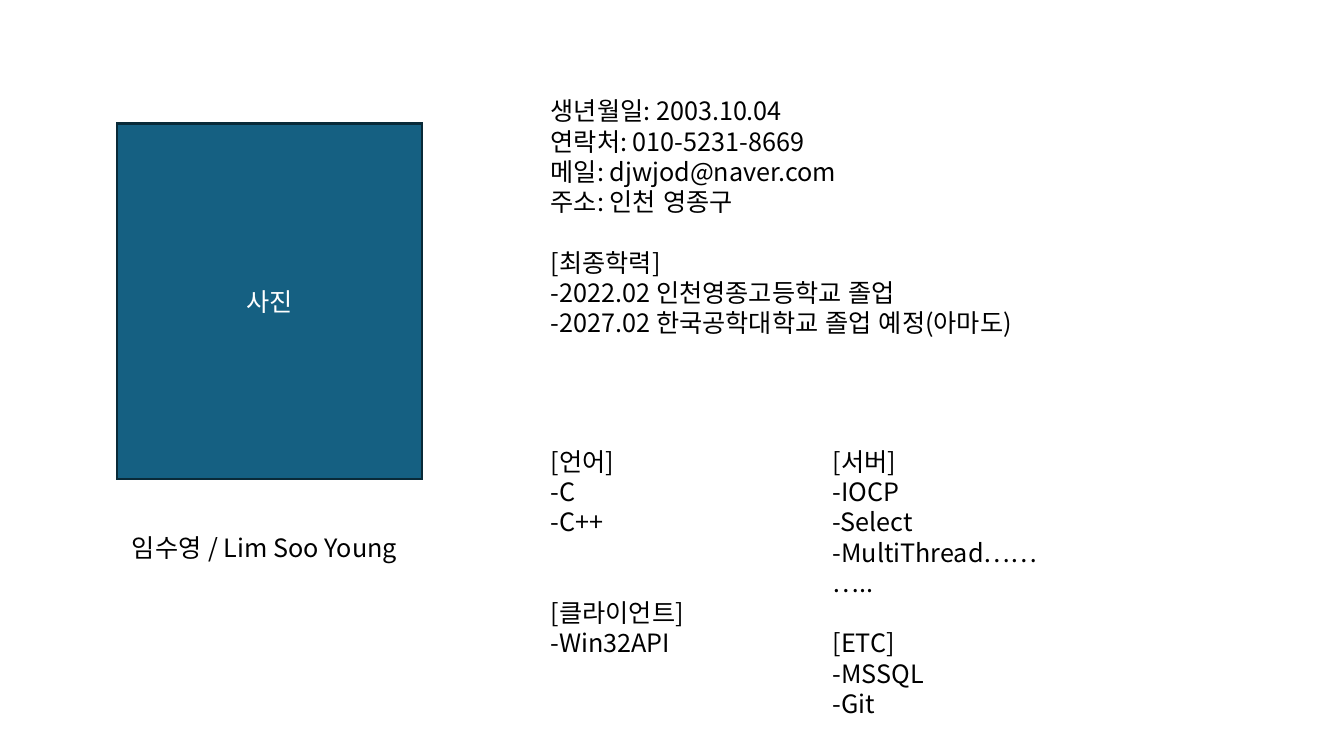
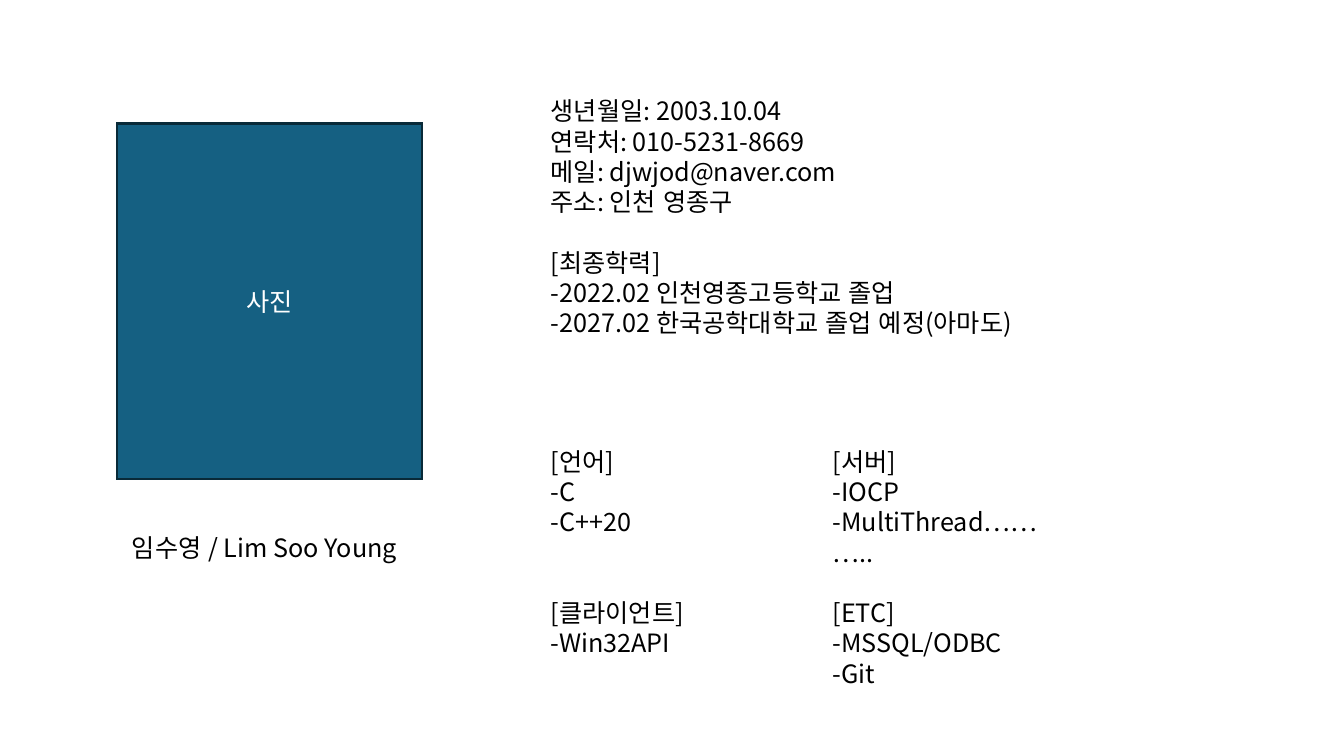
Before and after one commit to kimi5231/B1A2_project, a slide deck: slide 3 of 포트폴리오/임수영/포트폴리오.pptx. Drawn at 1344x756 pixels with LibreOffice and Linux fonts; fonts in the diff are those of the drawing. Boxes give left, top, right and bottom in pixels: in the first picture for what was removed or moved away, otherwise in the second. Text is boxed around its words. In the diff, an @@ line names an element or a change of style, - is before the commit and + after.

```diff
--- a/포트폴리오/임수영/포트폴리오.pptx
+++ b/포트폴리오/임수영/포트폴리오.pptx
@@ text at (551,512,632,532): text changed @@
--C++
+-C++20
@@ text at (833,511,913,532): paragraph removed @@
--Select
@@ text at (833,632,1002,657): text changed @@
--MSSQL
+-MSSQL/ODBC
```
Also in this commit, not shown: 1 other file.
